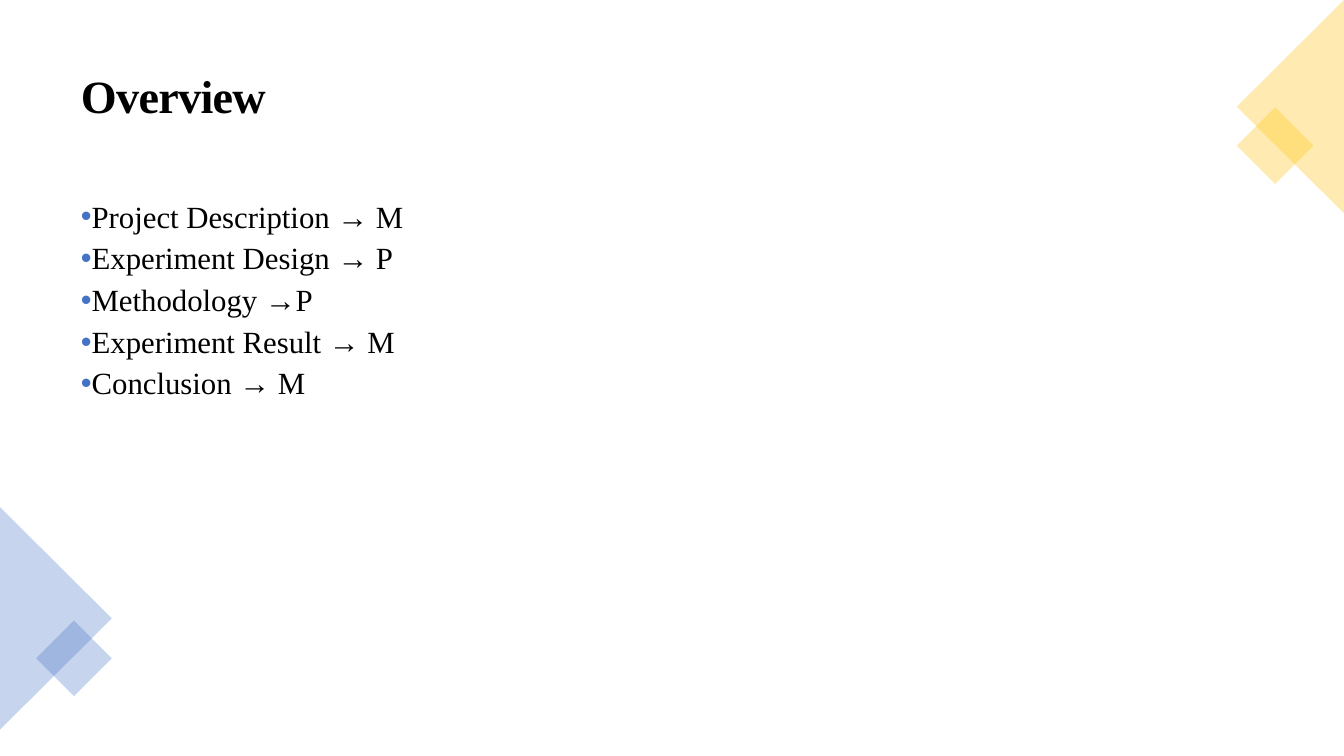
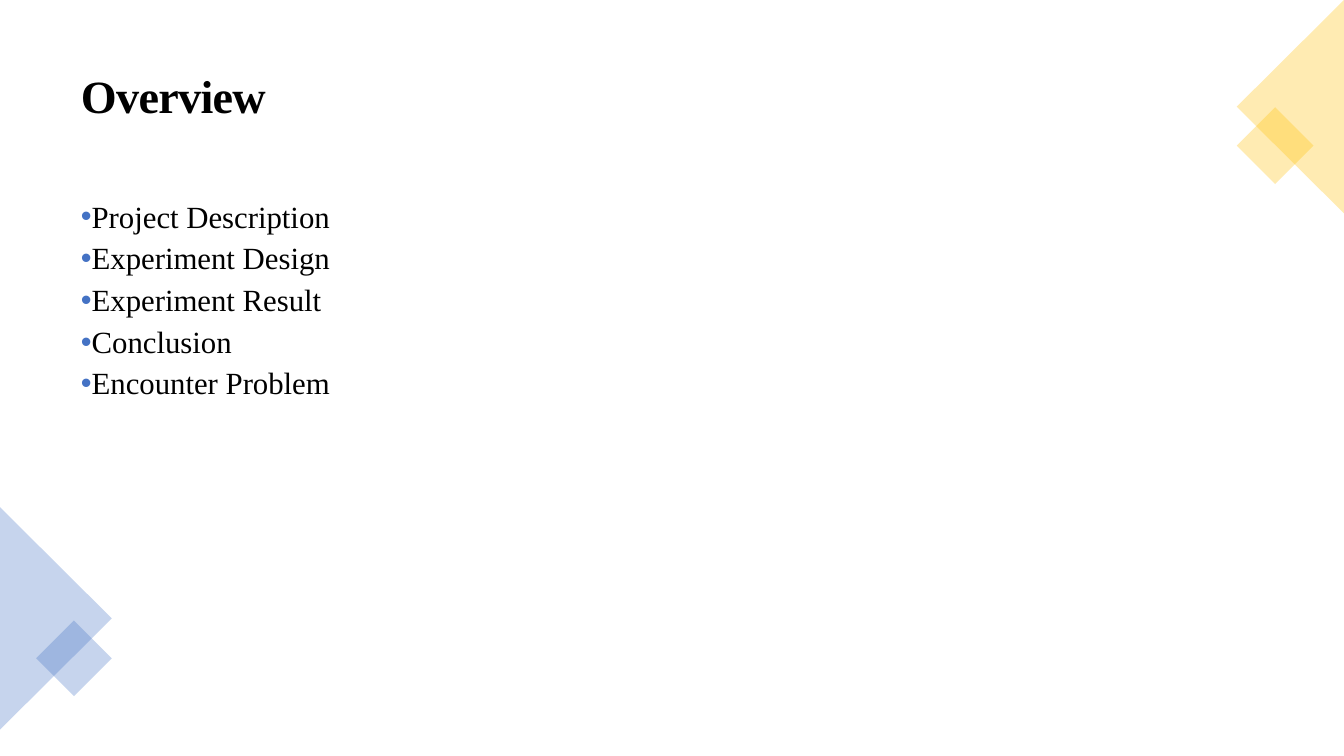
Before and after one commit to paweenp/Classification-of-time-signals-by-CNN-using-STFT, a slide deck: slide 2 of Presentation/Classification-of-time-signals-by-CNN-using-STFT.pptx. Drawn at 1344x756 pixels with LibreOffice and Linux fonts; fonts in the diff are those of the drawing. Boxes give left, top, right and bottom in pixels: in the first picture for what was removed or moved away, otherwise in the second. Text is boxed around its words. In the diff, an @@ line names an element or a change of style, - is before the commit and + after.

Commit message:
update Presentation file complete 1

```diff
--- a/Presentation/Classification-of-time-signals-by-CNN-using-STFT.pptx
+++ b/Presentation/Classification-of-time-signals-by-CNN-using-STFT.pptx
@@ text at (92, 207, 330, 395): text changed @@
-• Project Description → M
-• Experiment Design → P
-• Methodology →P
-• Experiment Result → M
-• Conclusion → M
+• Project Description
+• Experiment Design
+• Experiment Result
+• Conclusion
+• Encounter Problem
```
Also in this commit, not shown: 1 other slide changed, 16 slides added, 5 slides removed.
